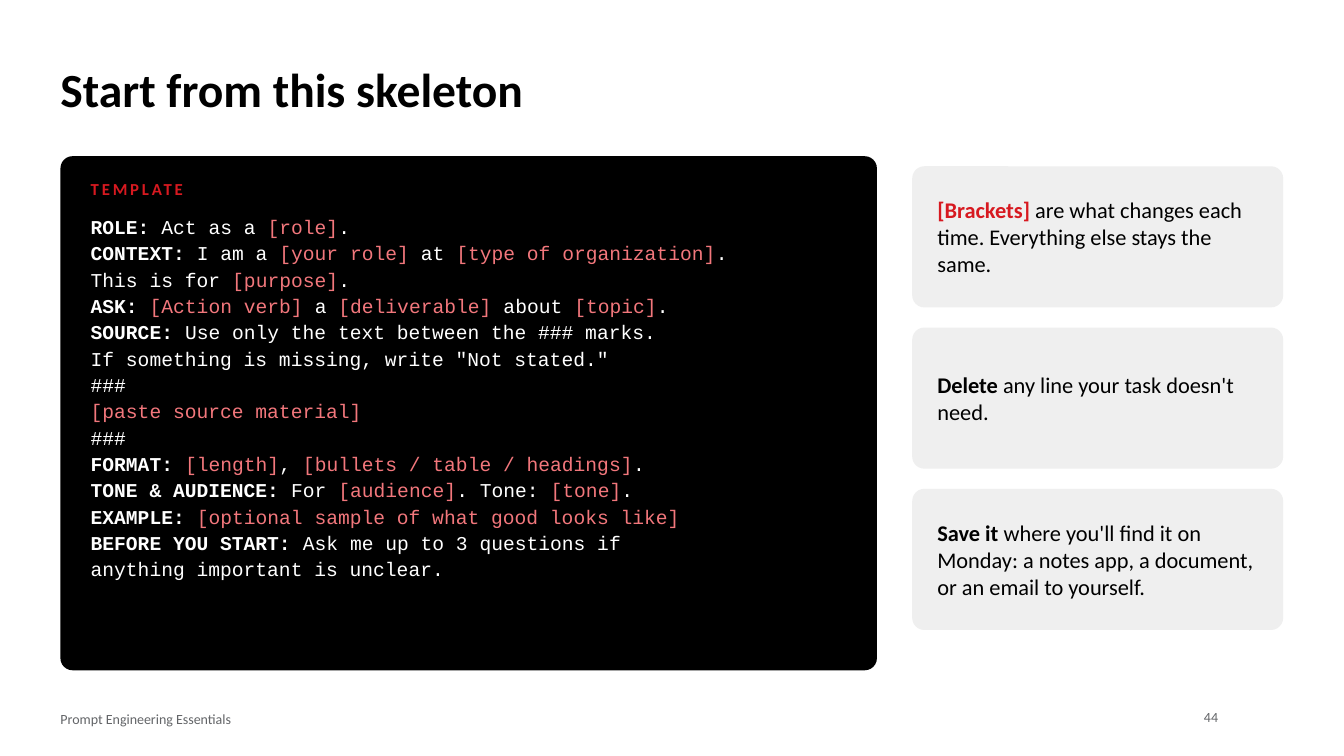
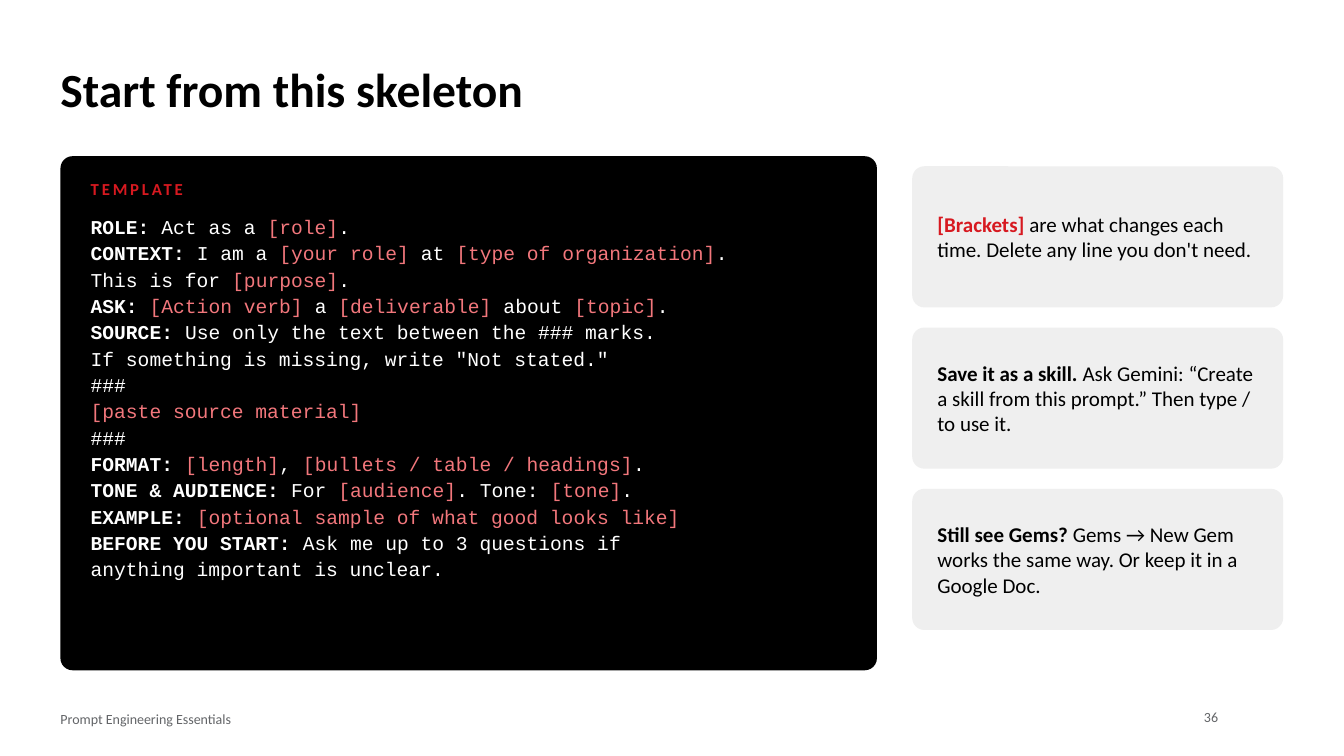
Before and after one commit to DataHurdler/pb-group-D, a slide deck: slide 36 of materials/slides/prompt-engineering-essentials.pptx (slide 44 before the commit). Drawn at 1344x756 pixels with LibreOffice and Linux fonts; fonts in the diff are those of the drawing; background and template pictures are left out. Boxes give left, top, right and bottom in pixels: in the first picture for what was removed or moved away, otherwise in the second. Text is boxed around its words. In the diff, an @@ line names an element or a change of style, - is before the commit and + after.

```diff
--- a/materials/slides/prompt-engineering-essentials.pptx
+++ b/materials/slides/prompt-engineering-essentials.pptx
@@ text at (x1=937, y1=216, x2=1251, y2=261): text changed; size 16 to 15 pt @@
-[Brackets] are what changes each time. Everything else stays the same.
+[Brackets] are what changes each time. Delete any line you don't need.
@@ text at (x1=937, y1=366, x2=1254, y2=431): text changed; size 16 to 15 pt @@
-Delete any line your task doesn't need.
+Save it as a skill. Ask Gemini: “Create a skill from this prompt.” Then type / to use it.
@@ text at (x1=937, y1=527, x2=1237, y2=597): text changed; size 16 to 15 pt @@
-Save it where you'll find it on Monday: a notes app, a document, or an email to yourself.
+Still see Gems? Gems → New Gem works the same way. Or keep it in a Google Doc.
@@ page number at (x1=1204, y1=712, x2=1218, y2=722): text changed @@
-44
+36
```
Also in this commit, not shown: 32 other slides changed, 2 slides added, 11 slides removed, 21 other files.
